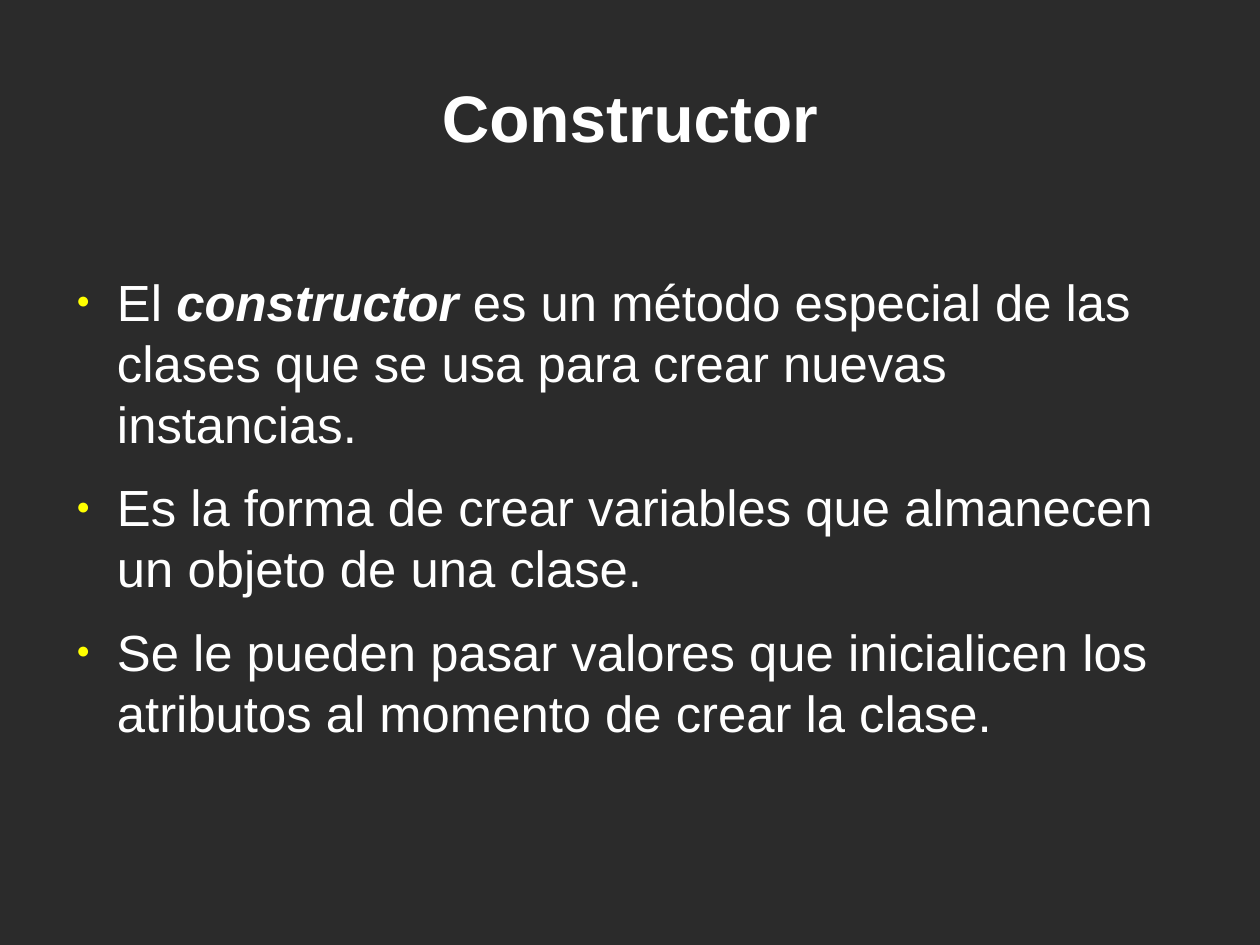
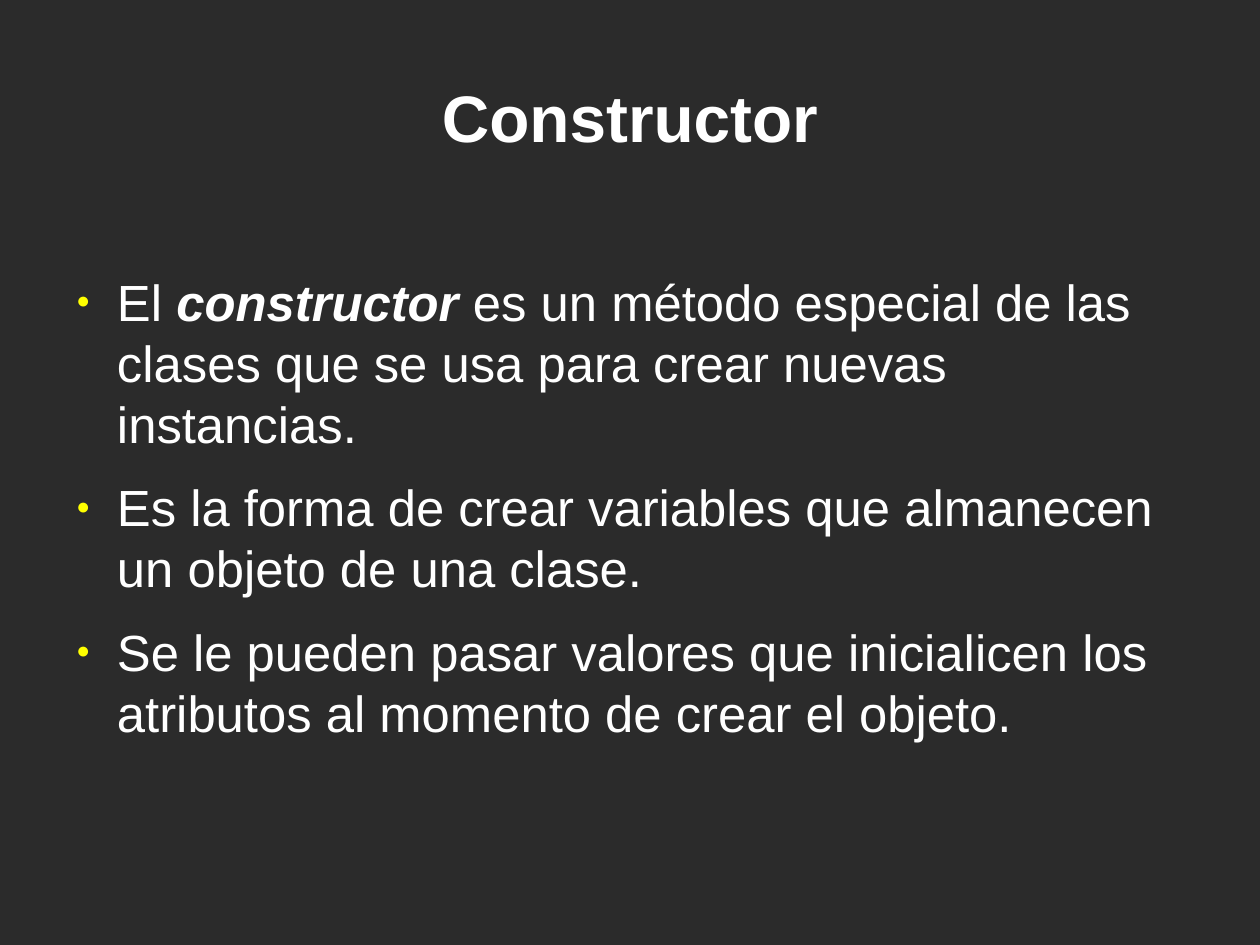
Before and after one commit to jeudy/clases_topicosI2013, a slide deck: slide 8 of 9-OrientacionObjetos.odp. Drawn at 1260x945 pixels with LibreOffice and Linux fonts; fonts in the diff are those of the drawing; background and template pictures are left out; a plain dark background stands for a picture behind light text. Boxes give left, top, right and bottom in pixels: in the first picture for what was removed or moved away, otherwise in the second. Text is boxed around its words. In the diff, an @@ line names an element or a change of style, - is before the commit and + after.

```diff
--- a/9-OrientacionObjetos.odp
+++ b/9-OrientacionObjetos.odp
@@ text at <box>117,634,1147,742</box>: text changed @@
-● Se le pueden pasar valores que inicialicen los atributos al momento de crear la clase.
+● Se le pueden pasar valores que inicialicen los atributos al momento de crear el objeto.
```
Also in this commit, not shown: 1 slide added.
